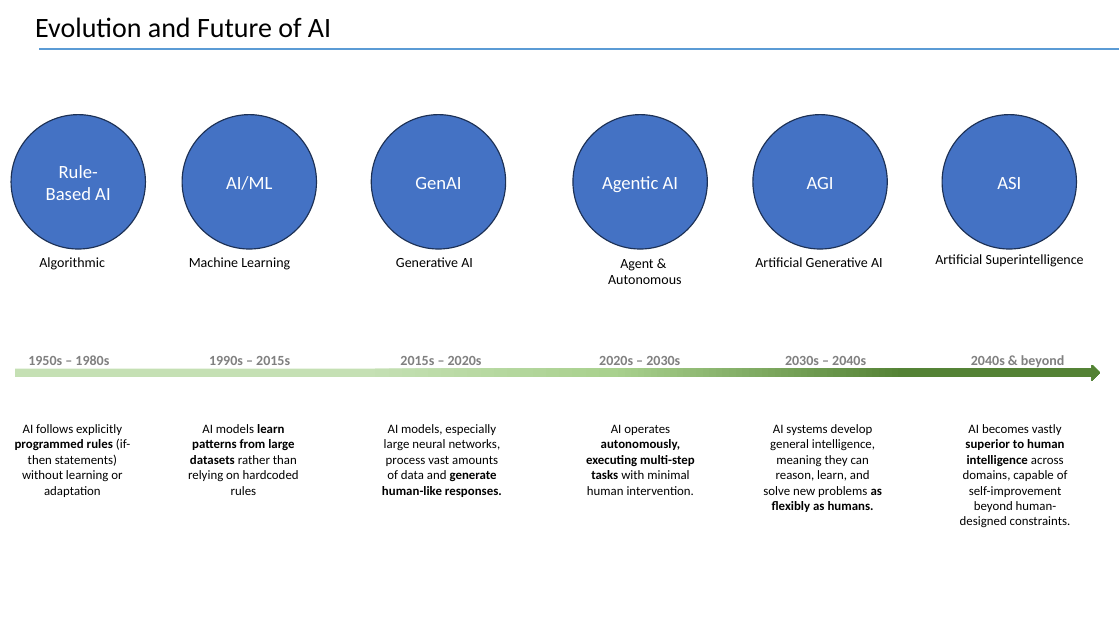
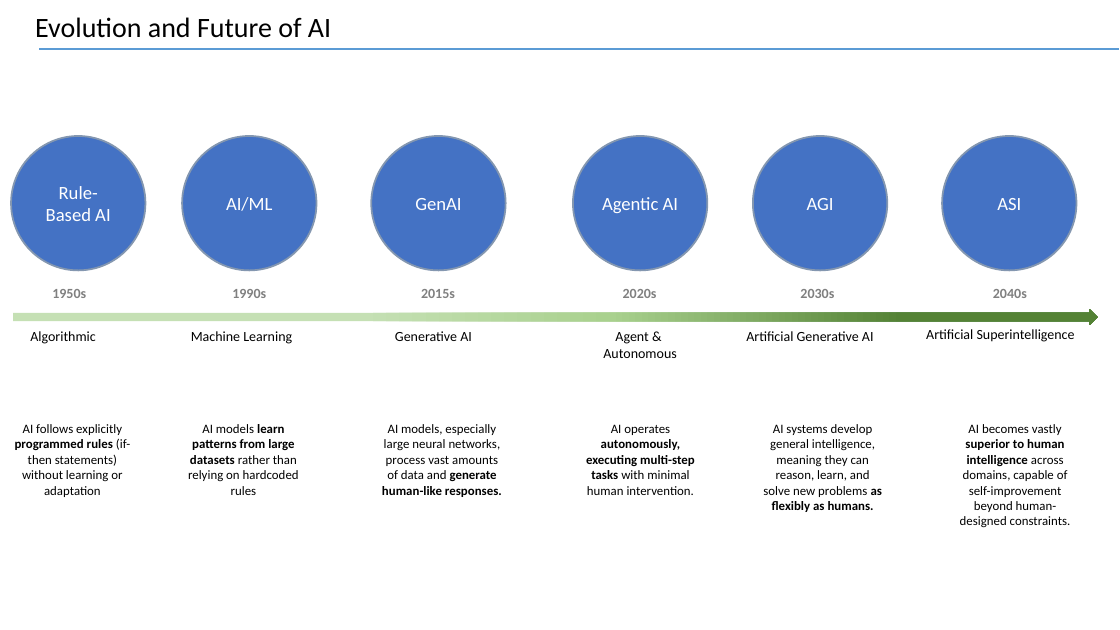
Before and after one commit to vsesha/AgenticAiAutoTrader, a slide deck: slide 2 of Presentation/AgenticAI_Presentation.pptx. Drawn at 1120x630 pixels with LibreOffice and Linux fonts; fonts in the diff are those of the drawing. Boxes give left, top, right and bottom in pixels: in the first picture for what was removed or moved away, otherwise in the second. Text is boxed around its words. In the diff, an @@ line names an element or a change of style, - is before the commit and + after.

```diff
--- a/Presentation/AgenticAI_Presentation.pptx
+++ b/Presentation/AgenticAI_Presentation.pptx
@@ 6 ellipses: place and size @@
-6 ellipses at <box>11,115,1077,250</box>
+6 ellipses at <box>11,136,1077,271</box>
@@ outline #1E3256 1 pt to #8497B0 1.5 pt in 6 elements at <box>182,136,317,271</box>, <box>371,136,506,271</box>, <box>573,136,707,271</box>, <box>753,136,887,271</box>, <box>943,136,1077,271</box>, <box>11,136,145,271</box> @@
@@ text at <box>52,289,86,298</box>: text changed @@
-1950s – 1980s
+1950s
@@ text at <box>232,289,266,298</box>: text changed @@
-1990s – 2015s
+1990s
@@ text at <box>421,289,455,298</box>: text changed @@
-2015s – 2020s
+2015s
@@ text at <box>623,289,657,298</box>: text changed @@
-2020s – 2030s
+2020s
@@ text at <box>800,289,834,298</box>: text changed @@
-2030s – 2040s
+2030s
@@ text at <box>993,289,1027,298</box>: text changed @@
-2040s & beyond
+2040s
@@ right arrow: place and size @@
-right arrow at <box>15,365,1100,381</box>
+right arrow at <box>13,309,1097,325</box>
@@ text "Machine Learning": place and size @@
-text "Machine Learning" at <box>189,257,290,270</box>
+text "Machine Learning" at <box>191,331,292,344</box>
@@ text "Generative AI": place and size @@
-text "Generative AI" at <box>396,257,473,267</box>
+text "Generative AI" at <box>395,331,472,341</box>
@@ text "Agent &": place and size @@
-text "Agent &" at <box>608,259,681,284</box>
+text "Agent &" at <box>603,332,676,358</box>
@@ 3 texts: place and size @@
-3 texts at <box>39,254,1084,270</box>
+3 texts at <box>30,329,1075,344</box>
```
Also in this commit, not shown: 2 other slides changed, 3 slides added, 2 slides removed, 4 other files.
